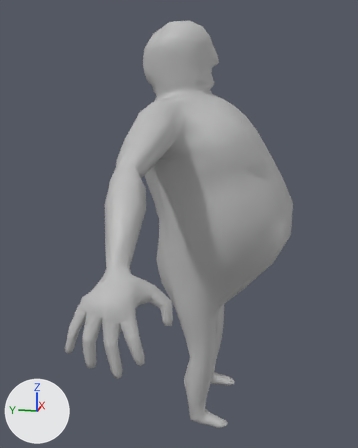
Renders of the FBX model Assets/Models/Bubba@Standard.fbx from each side of a commit.
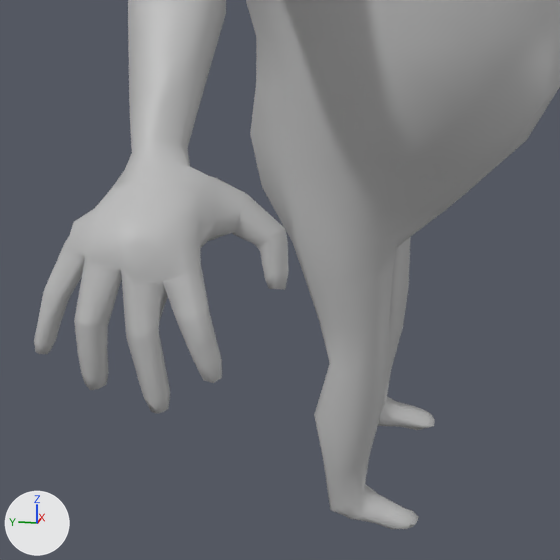
There are two pictures of each version: one whole from a 50 mm camera at (-2.054, -0.244, 1.372) aimed at (-0.025, 0.162, 0.865), one close up on the part from 14% to 80% of the width and 45% to 98% of the height. The axes (+X, +Y, +Z) are drawn at lower left. The lights are the same throughout. Where no turn or scale is listed for an object, it has been applied to the vertices.

Before the edit, the objects in view are built like this:
```python
me_mesh = bpy.data.meshes.new('Mesh')
me_mesh.from_pydata(...)  # 1607 vertices, 1606 faces; spans x -0.96..0.96, y -0.31..0.32, z 0.0..1.68
me_mesh.materials.append(mat_lambert1)  # grey #bcbcbc
ob_finished_quaddraw_bubba_roadkillout = bpy.data.objects.new('finished_quaddraw_bubba_RoadKillOut', me_mesh)
ob_finished_quaddraw_bubba_roadkillout.location = (0.0, 0.0, 0.0)
```
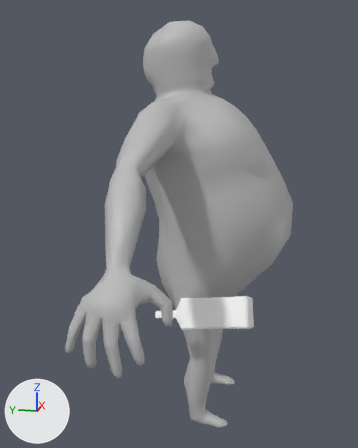
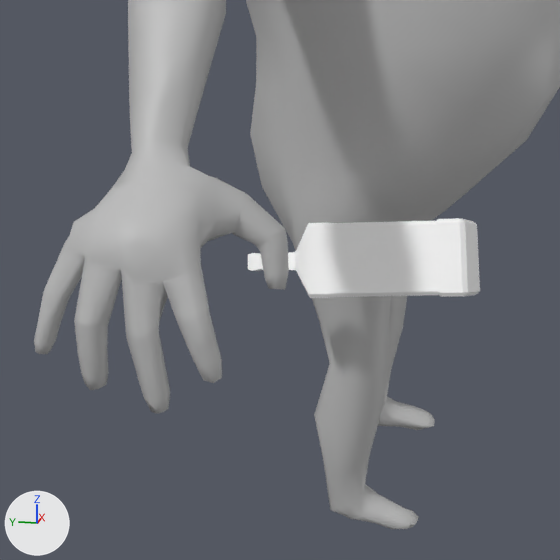
Commit message: Added Bubba With Bottle

Patch to the scene script:
```diff
--- a/Assets/Models/Bubba@Standard.fbx.py
+++ b/Assets/Models/Bubba@Standard.fbx.py
@@ mat_bottletexture @@
+mat_bottletexture = principled_material('BottleTexture')
+mat_bottletexture.base_color = (1.0, 1.0, 1.0)  # white #ffffff
@@ me_mesh_001 @@
+me_mesh_001.from_pydata(...)  # 104 vertices, 106 faces; spans x -0.165..0.003, y -0.223..0.153, z 0.69..0.871
+me_mesh_001.materials.append(mat_bottletexture)  # its picture is missing
@@ ob_bottle_roadkillout @@
+ob_bottle_roadkillout = bpy.data.objects.new('Bottle_RoadKillOut', me_mesh_001)
+ob_bottle_roadkillout.location = (-0.26, 0.041, -0.172)
```

Boxes [x1, y1, x2, y2] around the edits, measured in the close-ups (560 x 560 px):
'Bottle_RoadKillOut', added: after [248, 218, 480, 298]
